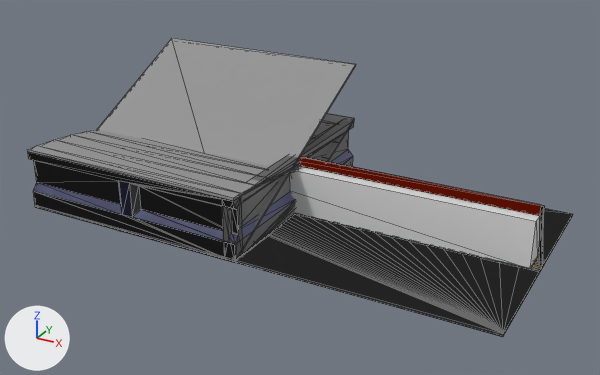
One commit to the glTF model Polytrack-New/models/plane.glb: the scene before it, then after it.
One viewpoint serves both versions: a camera (50 mm lens) standing at (40.2, -55.0, 29.7) and looking at (10.5, -1.0, 2.7). Arrows for +X, +Y and +Z are at lower left; the lights stay in place. The picture after the commit comes second. Mesh edges are drawn as thin lines. Where no turn or scale is listed for an object, it has been applied to the vertices.

The first picture shows 'PlaneCheckpointWide', 'PlaneFinishDetectorWide', 'PlaneFinishWide', 'PlaneSlope', 'PlaneSlopeDown', 'PlaneSlopeUp', 'PlaneWall', 'PlaneWallCorner', 'PlaneWallInnerCorner' and 1 more.
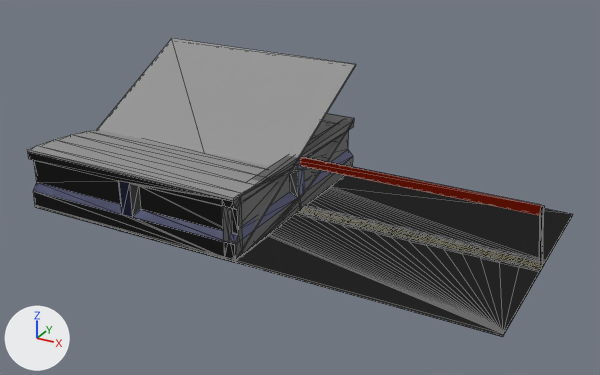
What differs and where, as boxes (x1, y1, x2, y2) in the pictures (600 x 375 px):
'PlaneFinishDetectorWide', deleted: before (289, 166, 540, 269)

The change, as a list of edits to the scene's bpy script:
```text
Remove ob_planefinishdetectorwide:
    ob_planefinishdetectorwide = bpy.data.objects.new('PlaneFinishDetectorWide', me_finishdetector_003)
    ob_planefinishdetectorwide.location = (10.0, 0.0, 2.2)
```
